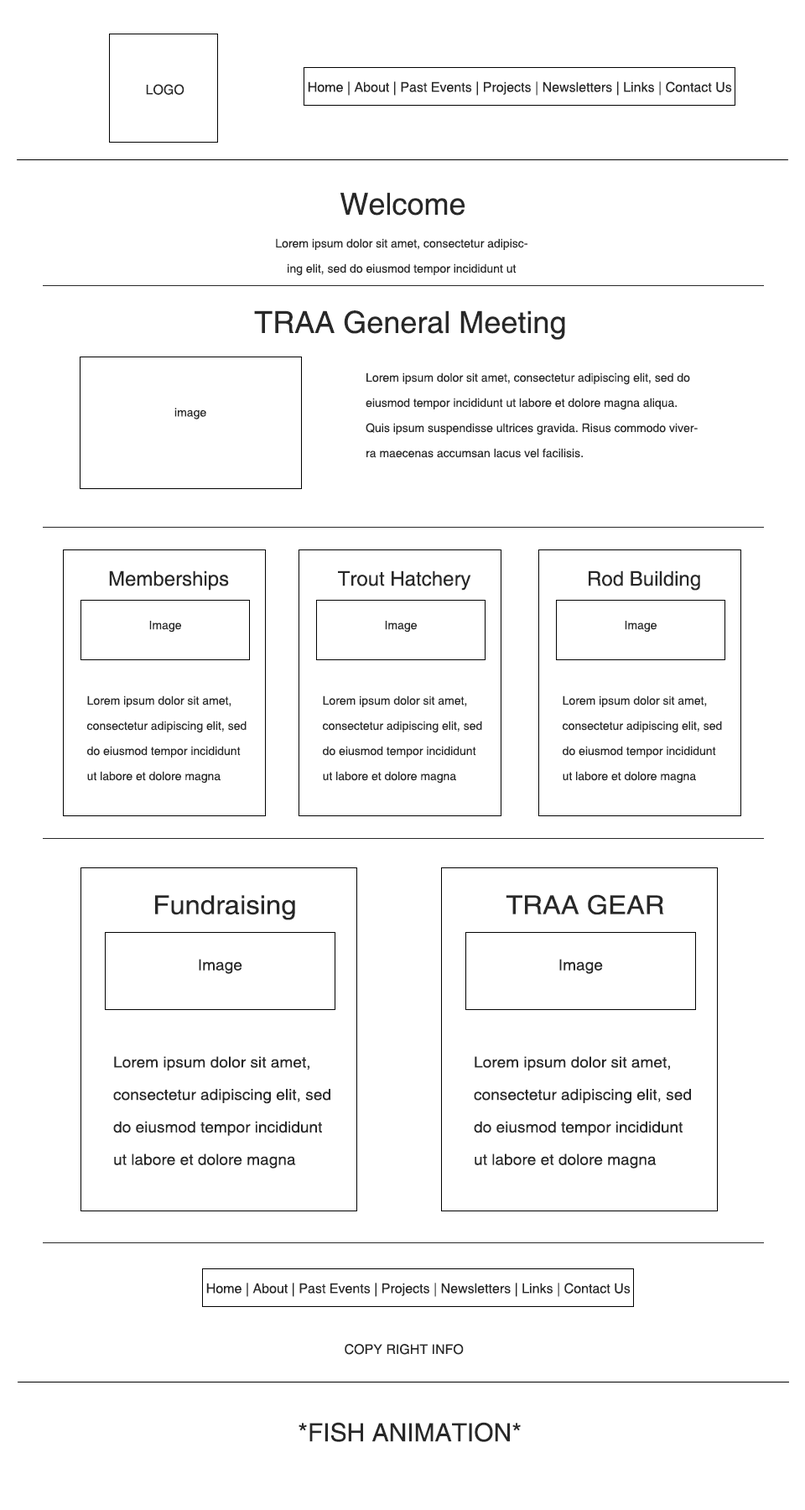
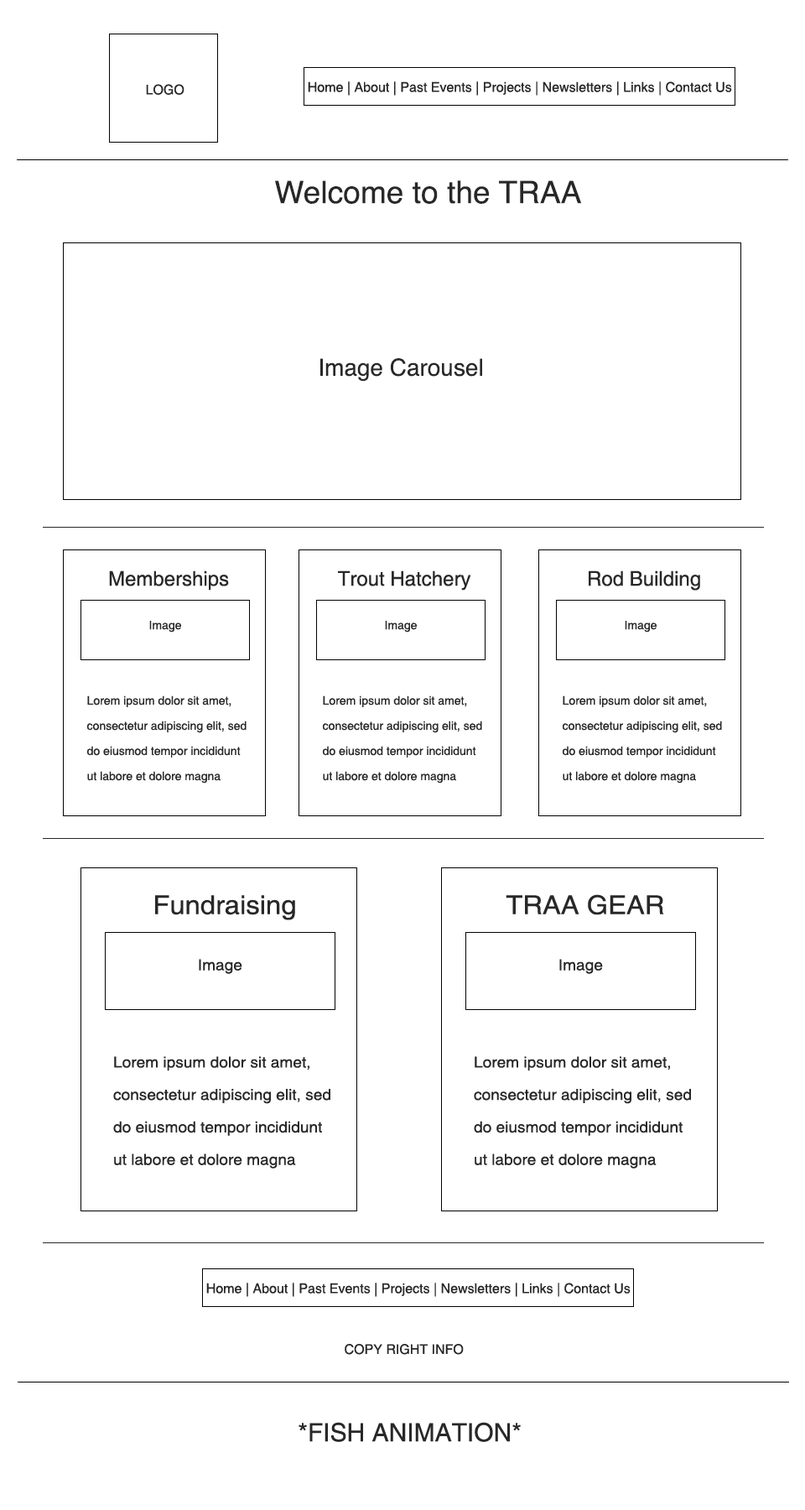
Comparing the layer stacks of the two w=805, h=1510 images. Changes:
renamed "Welcome" to "Welcome to the TRAA", painted on it over [275, 180, 583, 216]
removed layer "copy" (1st of 2, in "Welcome") from group "Welcome" over [275, 238, 528, 276]
removed layer "line seperation" (1st of 4, in "Welcome") from group "Welcome" over [42, 285, 765, 286]
removed group "General Meeting" (5 layers) over [62, 310, 742, 500]
removed layer "image" (1st of 7, in "General Meeting") from group "General Meeting" over [174, 407, 207, 420]
added layer "Image Carousel" in group "Welcome" over [320, 358, 483, 381]
moved "image" (1st of 6, in "Welcome") into group "Welcome", painted on it over [62, 242, 742, 500]
removed layer "TRAA General Meeting" from group "General Meeting" over [254, 310, 566, 340]
removed layer "copy" (2nd of 2, in "General Meeting") from group "General Meeting" over [365, 372, 698, 458]
